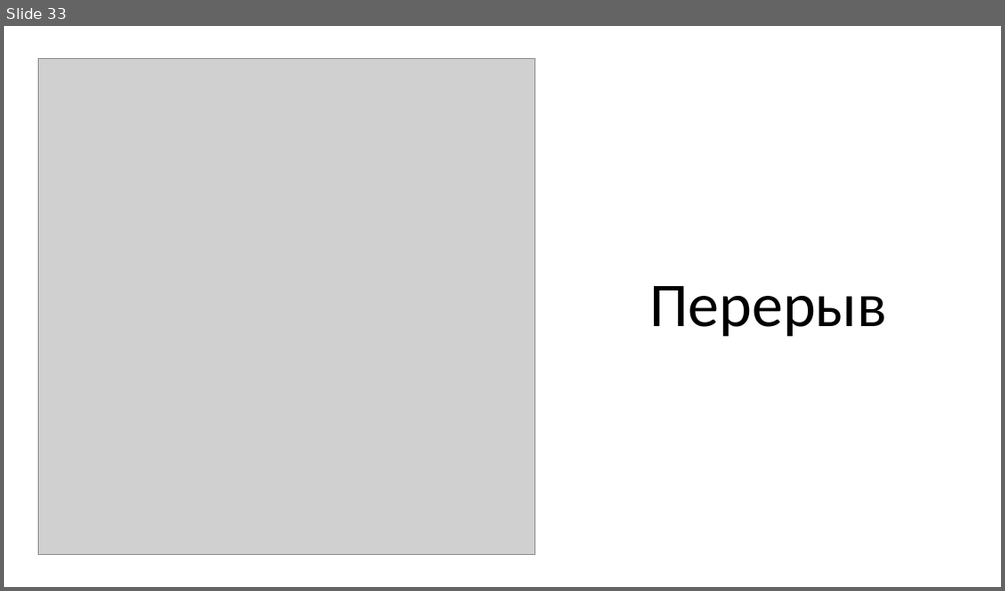
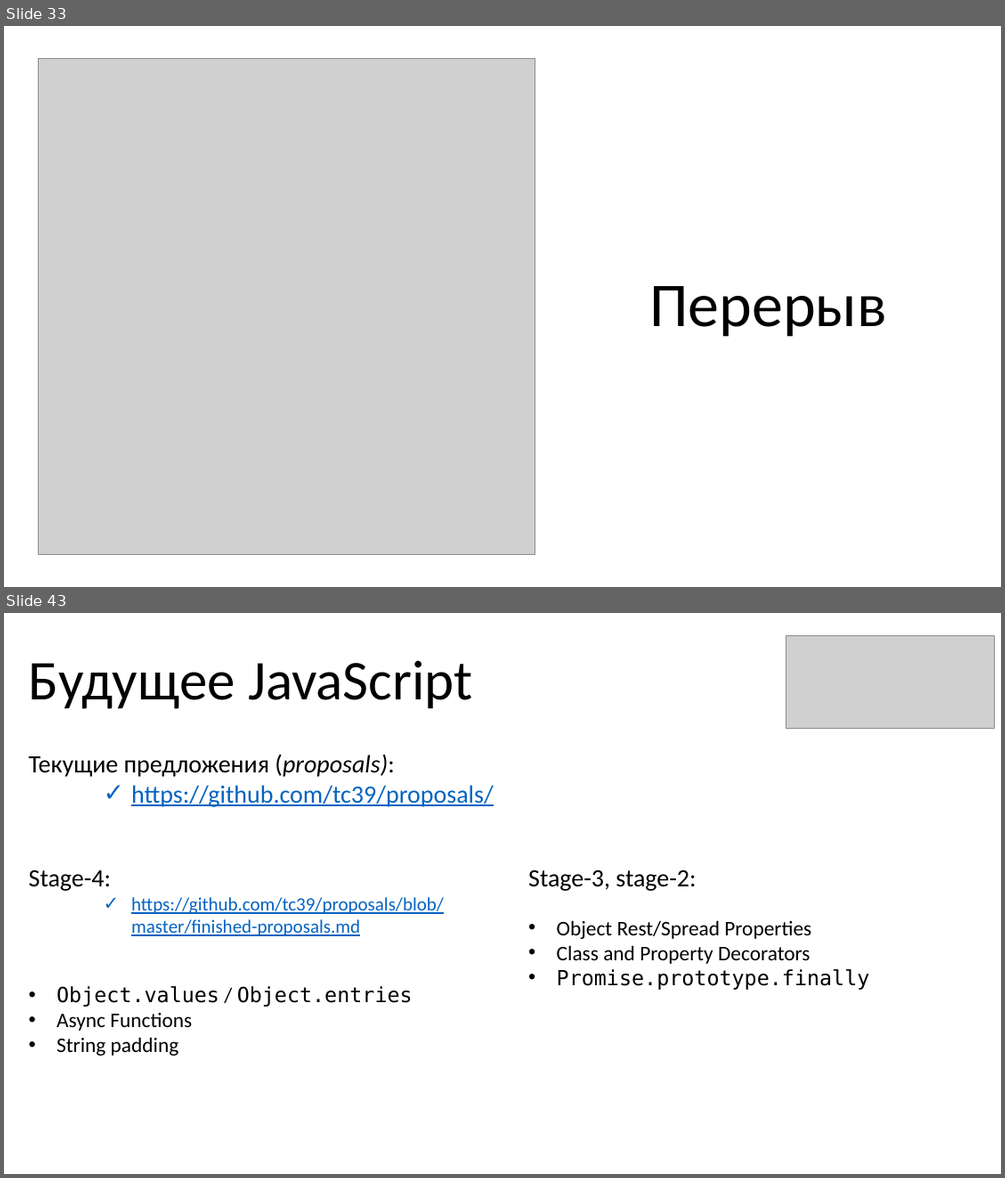
Before and after one commit to KOPTE3/modern-es, a slide deck: Modern ES.pptx. Shown one above the other, each under a label of ours: slide 33 before the commit, slides 33 and 43 after it; the slides between them are not shown. The pictures are 1005x591 and 1005x1178 pixels, drawn with LibreOffice and Linux fonts; fonts in the diff are those of the drawing; grey boxes stand for pictures. Boxes give left, top, right and bottom in pixels: in the first picture for what was removed or moved away, otherwise in the second. Text is boxed around its words. In the diff, an @@ line names an element or a change of style, - is before the commit and + after.

```diff
--- a/Modern ES.pptx
+++ b/Modern ES.pptx
@@ slide 43 added at [4,613,1001,1174], background #FFFFFF @@
@@ picture added at [786,636,994,728] @@
@@ title added at [29,660,473,709], 54 pt, text #000000 @@
+Будущее JavaScript
@@ text added at [29,754,494,807], 24 pt, text #0563C1, underline @@
+Текущие предложения (proposals):
+    ✓ https://github.com/tc39/proposals/
@@ text added at [29,870,444,1055], 18 pt, text #0563C1, underline @@
+Stage-4:
+    ✓ https://github.com/tc39/proposals/blob/master/finished-proposals.md
+• Object.values / Object.entries
+• Async Functions
+• String padding
@@ text added at [528,870,870,989], 20 pt, text #000000 @@
+Stage-3, stage-2:
+• Object Rest/Spread Properties
+• Class and Property Decorators
+• Promise.prototype.finally
```
Also in this commit, not shown: 1 slide changed, 10 other slides added, 2 slides removed.
